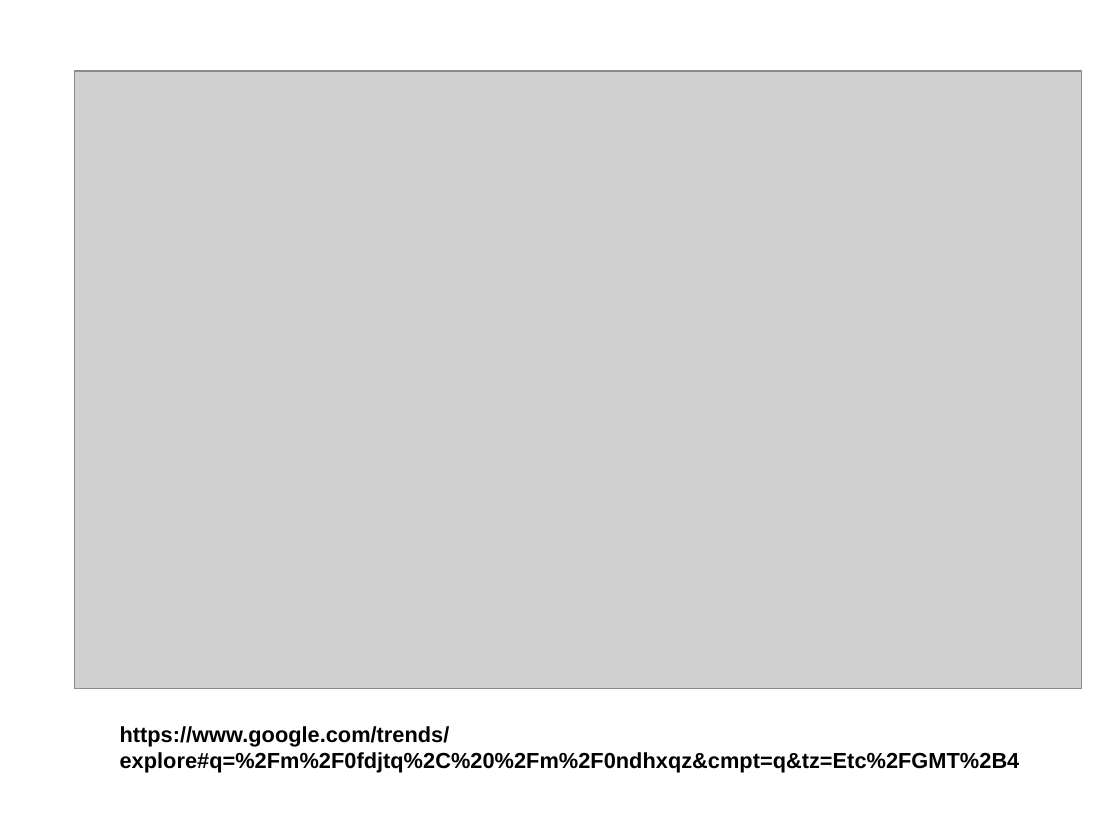
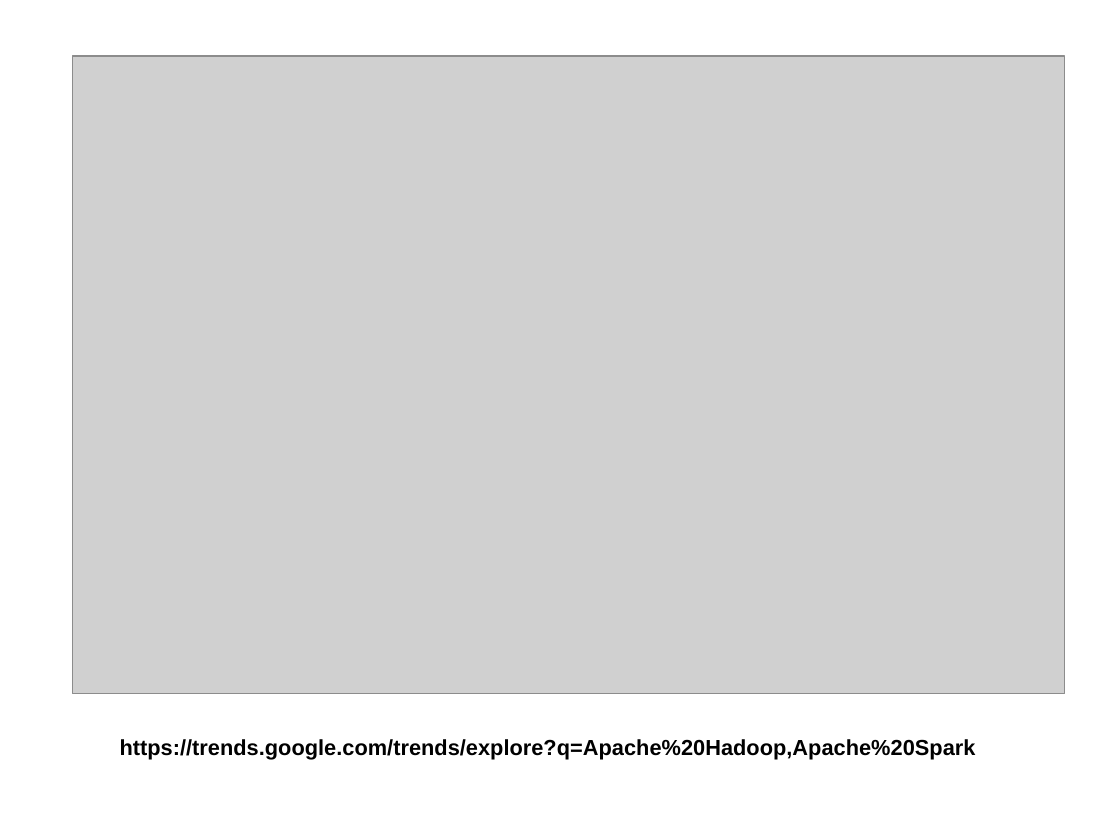
Before and after one commit to dsiufl/Spark-Workshop, a slide deck: slide 10 of Getting Started with Spark.pptx. Drawn at 1120x840 pixels with LibreOffice and Linux fonts; fonts in the diff are those of the drawing; grey boxes stand for pictures; background and template pictures are left out. Boxes give left, top, right and bottom in pixels: in the first picture for what was removed or moved away, otherwise in the second. Text is boxed around its words. In the diff, an @@ line names an element or a change of style, - is before the commit and + after.

Commit message:
Updated some figures and dates

```diff
--- a/Getting Started with Spark.pptx
+++ b/Getting Started with Spark.pptx
@@ picture: place and size @@
-picture at [75, 71, 1082, 689]
+picture at [73, 56, 1065, 694]
@@ text at [120, 739, 976, 760]: text changed @@
-https://www.google.com/trends/explore#q=%2Fm%2F0fdjtq%2C%20%2Fm%2F0ndhxqz&cmpt=q&tz=Etc%2FGMT%2B4
+https://trends.google.com/trends/explore?q=Apache%20Hadoop,Apache%20Spark
```
Also in this commit, not shown: 2 other slides changed.
